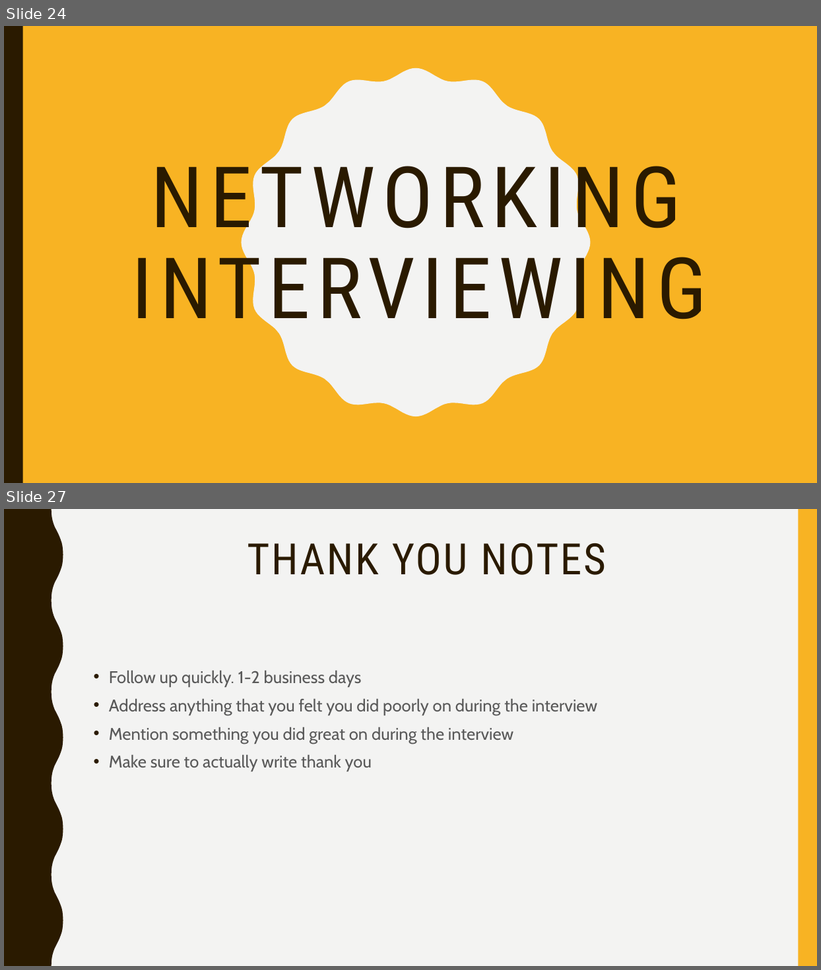
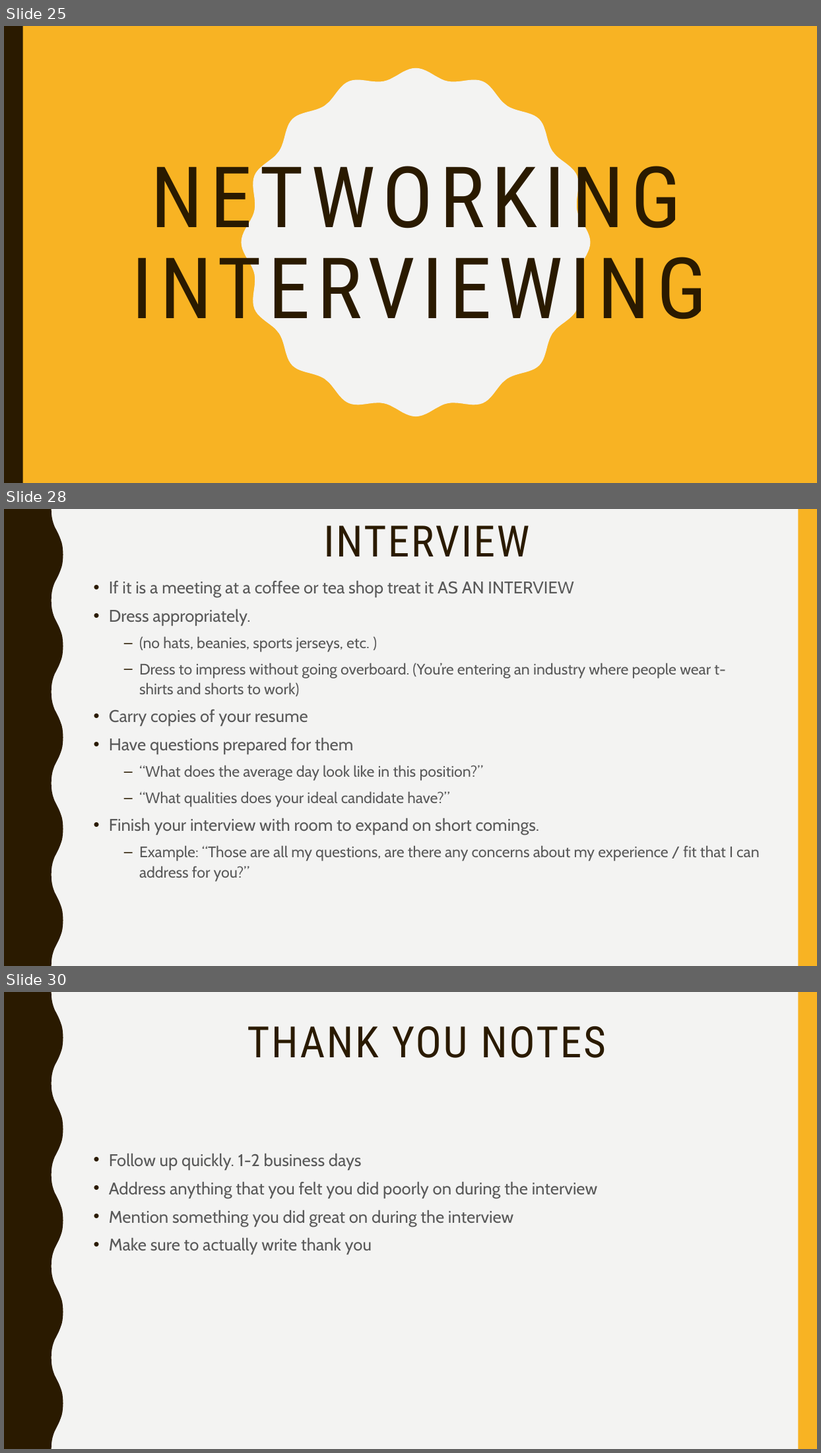
Before and after one commit to lakshmi-intechcode/jng_instr_folder, a slide deck: Job_Stuff/Jng_Job_Prezzie.pptx. Shown one above the other, each under a label of ours: slides 24 and 27 before the commit, slides 25, 28 and 30 after it; the slides between them are not shown. The pictures are 821x970 and 821x1453 pixels, drawn with LibreOffice and Linux fonts; fonts in the diff are those of the drawing. Boxes give left, top, right and bottom in pixels: in the first picture for what was removed or moved away, otherwise in the second. Text is boxed around its words. In the diff, an @@ line names an element or a change of style, - is before the commit and + after.

```diff
--- a/Job_Stuff/Jng_Job_Prezzie.pptx
+++ b/Job_Stuff/Jng_Job_Prezzie.pptx
@@ slide 28 added at box(4, 509, 817, 966), background #F3F3F2; not listed: 2 template elements that a slide beside it also shows @@
@@ title added at box(323, 525, 529, 557), 51 pt, text #2A1A00 @@
+INTERVIEW
@@ text added at box(109, 580, 759, 882), 18 pt, text #595959 @@
+• If it is a meeting at a coffee or tea shop treat it AS AN INTERVIEW
+• Dress appropriately.
+  – (no hats, beanies, sports jerseys, etc. )
+  – Dress to impress without going overboard. (You’re entering an industry where people wear t-shirts and shorts to work)
+• Carry copies of your resume
+• Have questions prepared for them
+  – “What does the average day look like in this position?”
+  – “What qualities does your ideal candidate have?”
+• Finish your interview with room to expand on short comings.
+  – Example: “Those are all my questions, are there any concerns about my experience / fit that I can address for you?”
@@ what was slide 24 is now slide 25 @@
@@ what was slide 27 is now slide 30 @@
```
Also in this commit, not shown: 6 slides changed, 4 other slides added.
